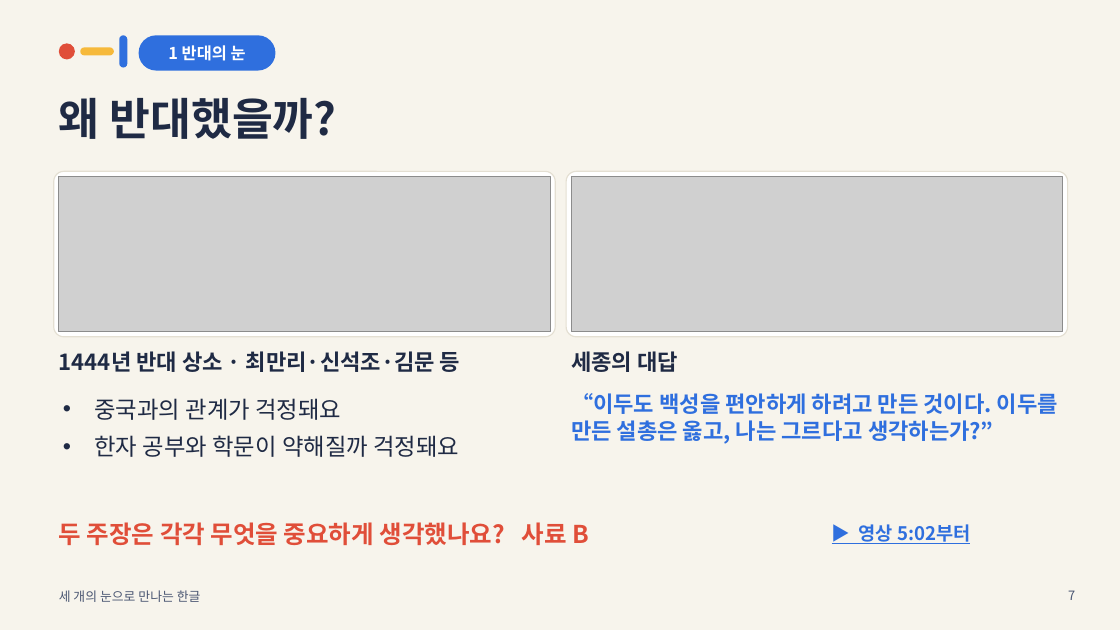
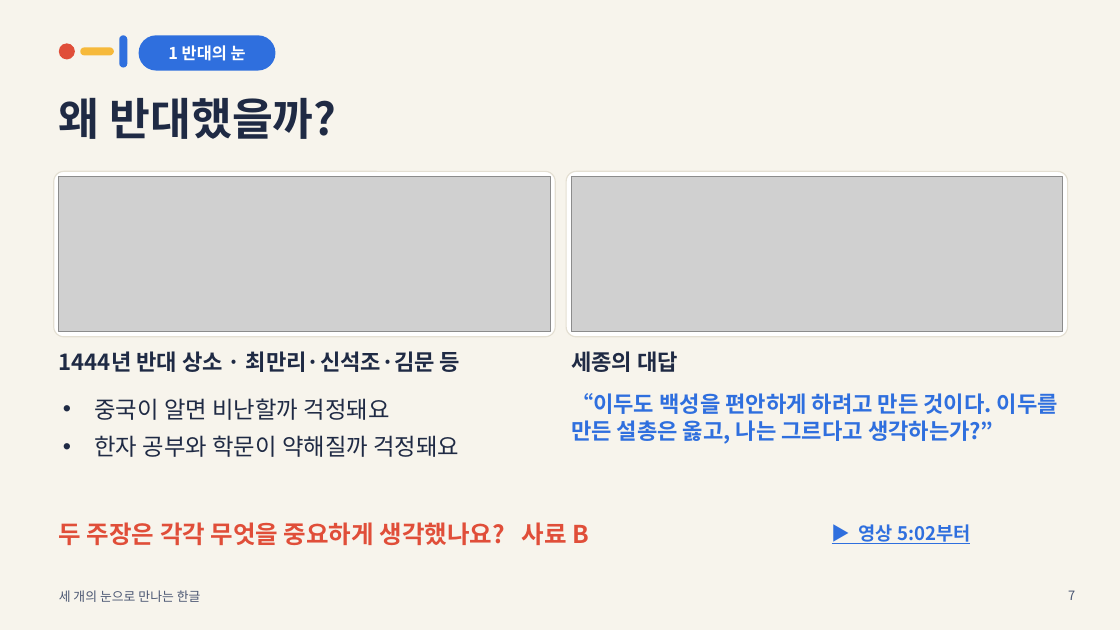
Before and after one commit to chichiboo123/hangeulday, a slide deck: slide 7 of files/hangeul-lesson.pptx. Drawn at 1120x630 pixels with LibreOffice and Linux fonts; fonts in the diff are those of the drawing; grey boxes stand for pictures. Boxes give left, top, right and bottom in pixels: in the first picture for what was removed or moved away, otherwise in the second. Text is boxed around its words. In the diff, an @@ line names an element or a change of style, - is before the commit and + after.

```diff
--- a/files/hangeul-lesson.pptx
+++ b/files/hangeul-lesson.pptx
@@ text at [94, 398, 390, 420]: text changed @@
-• 중국과의 관계가 걱정돼요
+• 중국이 알면 비난할까 걱정돼요
```
Also in this commit, not shown: 3 other files.
